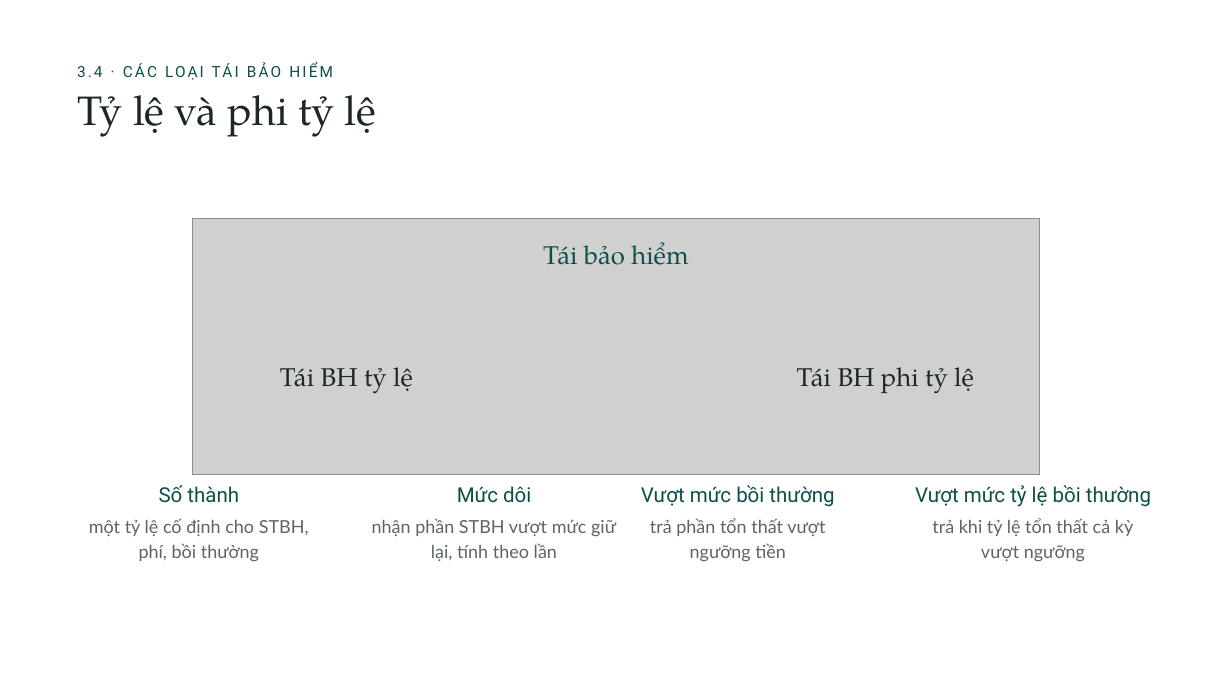
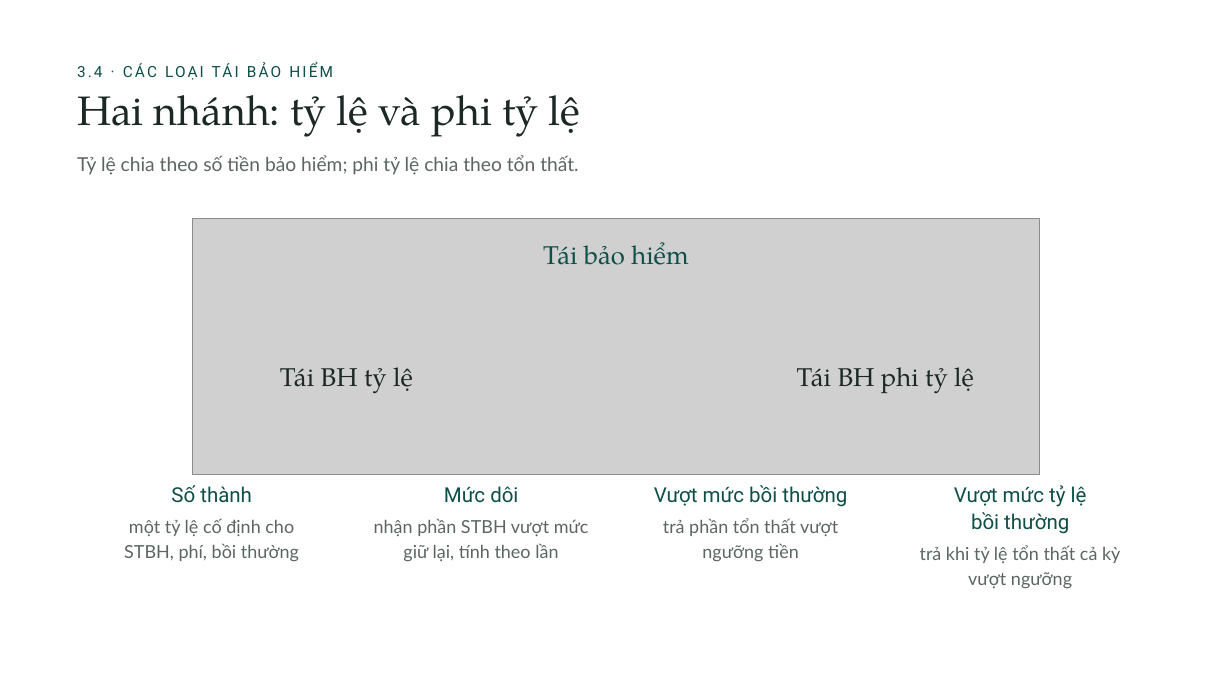
Before and after one commit to tranquanghaofake-dotcom/Law, a slide deck: slide 32 of docs/bai/ch3-bao-hiem-thuong-mai/bao-hiem-thuong-mai.pptx. Drawn at 1232x693 pixels with LibreOffice and Linux fonts; fonts in the diff are those of the drawing; grey boxes stand for pictures; background and template pictures are left out. Boxes give left, top, right and bottom in pixels: in the first picture for what was removed or moved away, otherwise in the second. Text is boxed around its words. In the diff, an @@ line names an element or a change of style, - is before the commit and + after.

```diff
--- a/docs/bai/ch3-bao-hiem-thuong-mai/bao-hiem-thuong-mai.pptx
+++ b/docs/bai/ch3-bao-hiem-thuong-mai/bao-hiem-thuong-mai.pptx
@@ title at [77,95,581,137]: text changed @@
-Tỷ lệ và phi tỷ lệ
+Hai nhánh: tỷ lệ và phi tỷ lệ
@@ text added at [77,155,578,175], 15 pt, text #5B6663 @@
+Tỷ lệ chia theo số tiền bảo hiểm; phi tỷ lệ chia theo tổn thất.
@@ text "Số thành": place and size @@
-text "Số thành" at [159,485,239,503]
+text "Số thành" at [171,485,252,503]
@@ text "Mức dôi": place and size @@
-text "Mức dôi" at [457,486,531,503]
+text "Mức dôi" at [444,486,518,503]
@@ text "Vượt mức bồi thường": place and size @@
-text "Vượt mức bồi thường" at [641,485,834,507]
+text "Vượt mức bồi thường" at [654,485,847,507]
@@ text at [954,485,1087,534]: text changed @@
-Vượt mức tỷ lệ bồi thường
+Vượt mức tỷ lệ
+bồi thường
@@ text at [124,518,299,561]: spaces changed @@
-một tỷ lệ cố định cho STBH,
-phí, bồi thường
+một tỷ lệ cố định cho
+STBH, phí, bồi thường
@@ text at [374,518,589,562]: spaces changed @@
-nhận phần STBH vượt mức giữ
-lại, tính theo lần
+nhận phần STBH vượt mức
+giữ lại, tính theo lần
@@ text "trả phần tổn thất vượt": place and size @@
-text "trả phần tổn thất vượt" at [650,518,825,562]
+text "trả phần tổn thất vượt" at [663,518,838,562]
@@ text "trả khi tỷ lệ tổn ...": place and size @@
-text "trả khi tỷ lệ tổn ..." at [932,518,1133,561]
+text "trả khi tỷ lệ tổn ..." at [920,545,1120,589]
```
Also in this commit, not shown: 30 other slides changed, 18 other files.
